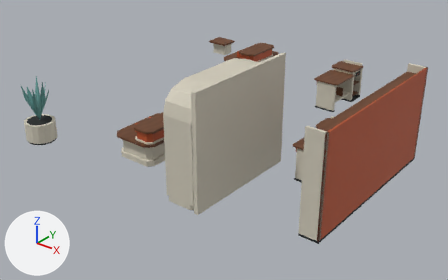
One commit to the glTF model external_packages/shopping_promenade_20261009/exports/SHOP_D09_S100_A366__fitout.glb: the scene before it, then after it.
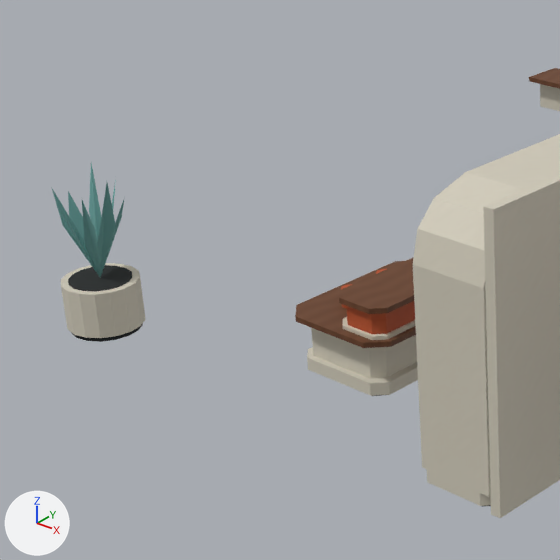
There are two pictures of each version: one whole from a camera (50 mm lens) standing at (10.63, -14.11, 7.76) and looking at (0.27, -1.16, -0.26), one close up on the part from 0% to 49% of the width and 4% to 83% of the height. Arrows for +X, +Y and +Z are at lower left; the lights stay in place. The first two pictures are the older version. Vertices at exactly the same position are counted once.

Objects in the first close-up: 'SHOP_D09_S100_A366__fitout__dark_rubber', 'SHOP_D09_S100_A366__fitout__ivory_enamel', 'SHOP_D09_S100_A366__fitout__quiet_teal', 'SHOP_D09_S100_A366__fitout__retail_terracotta_enamel', 'SHOP_D09_S100_A366__fitout__warm_walnut'.
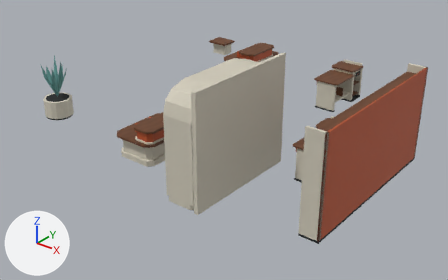
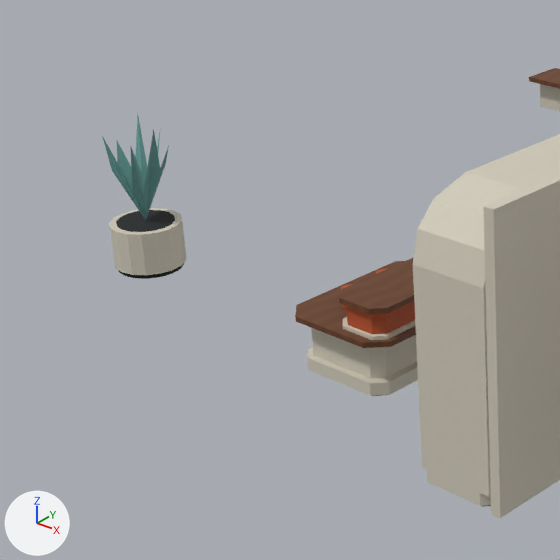
Pixel boxes [x1, y1, x2, y2] of what changed, in the close-ups (560 x 560 px; the box of a moved part takes in the faces that stretch with it):
'SHOP_D09_S100_A366__fitout__ivory_enamel', reshaped
    before: [61, 84, 560, 518]
    after: [109, 84, 560, 518]
'SHOP_D09_S100_A366__fitout__quiet_teal', moved
    before: [52, 163, 125, 277]
    after: [102, 114, 169, 220]
'SHOP_D09_S100_A366__fitout__dark_rubber', reshaped
    before: [68, 265, 491, 507]
    after: [116, 210, 491, 507]
part 1 of me_shop_d09_s100_a366__fitout__dark_rubber, moved or reshaped
    before: [71, 324, 143, 342]
    after: [119, 264, 184, 279]
part 2 of me_shop_d09_s100_a366__fitout__dark_rubber, moved or reshaped
    before: [68, 265, 132, 291]
    after: [116, 210, 175, 232]
part 3 of me_shop_d09_s100_a366__fitout__ivory_enamel, moved or reshaped
    before: [61, 263, 146, 338]
    after: [109, 208, 187, 275]

The change in detail:
me_shop_d09_s100_a366__fitout__dark_rubber is used by ob_shop_d09_s100_a366__fitout__dark_rubber; location (0.0, 0.0, 0.0).
me_shop_d09_s100_a366__fitout__dark_rubber had 260 vertices, 448 faces and spanned x -3.9..5.35, y -5.2..4.21, z 0.0..2.49.
me_shop_d09_s100_a366__fitout__dark_rubber now has 260 vertices, 448 faces and spans x -4.9..5.35, y -5.0..4.21, z 0.0..2.49.
me_shop_d09_s100_a366__fitout__dark_rubber part 1: the loose piece of 32 vertices spanning x -3.9..-3.1, y -5.2..-4.4, z 0.0..0.06 is moved by (-1.0, 1.4, 0.0).
me_shop_d09_s100_a366__fitout__dark_rubber part 2: the loose piece of 32 vertices spanning x -3.85..-3.15, y -5.15..-4.45, z 0.56..0.6 is moved by (-1.0, 1.4, 0.0).
me_shop_d09_s100_a366__fitout__ivory_enamel is used by ob_shop_d09_s100_a366__fitout__ivory_enamel; location (0.0, 0.0, 0.0).
me_shop_d09_s100_a366__fitout__ivory_enamel had 372 vertices, 674 faces and spanned x -4.8..5.35, y -5.24..4.9, z 0.0..3.0.
me_shop_d09_s100_a366__fitout__ivory_enamel now has 372 vertices, 674 faces and spans x -4.93..5.35, y -5.05..4.9, z 0.0..3.0.
me_shop_d09_s100_a366__fitout__ivory_enamel part 3: the loose piece of 32 vertices spanning x -3.93..-3.07, y -5.24..-4.36, z 0.06..0.59 is moved by (-1.0, 1.4, 0.0).
me_shop_d09_s100_a366__fitout__quiet_teal is used by ob_shop_d09_s100_a366__fitout__quiet_teal; location (0.0, 0.0, 0.0).
me_shop_d09_s100_a366__fitout__quiet_teal had 25 vertices, 16 faces and spanned x -3.88..-3.12, y -5.18..-4.42, z 0.6..1.85.
me_shop_d09_s100_a366__fitout__quiet_teal now has 25 vertices, 16 faces and spans x -4.88..-4.12, y -3.78..-3.02, z 0.6..1.85.
me_shop_d09_s100_a366__fitout__quiet_teal part 4: the whole mesh is moved by (-1.0, 1.4, 0.0).
